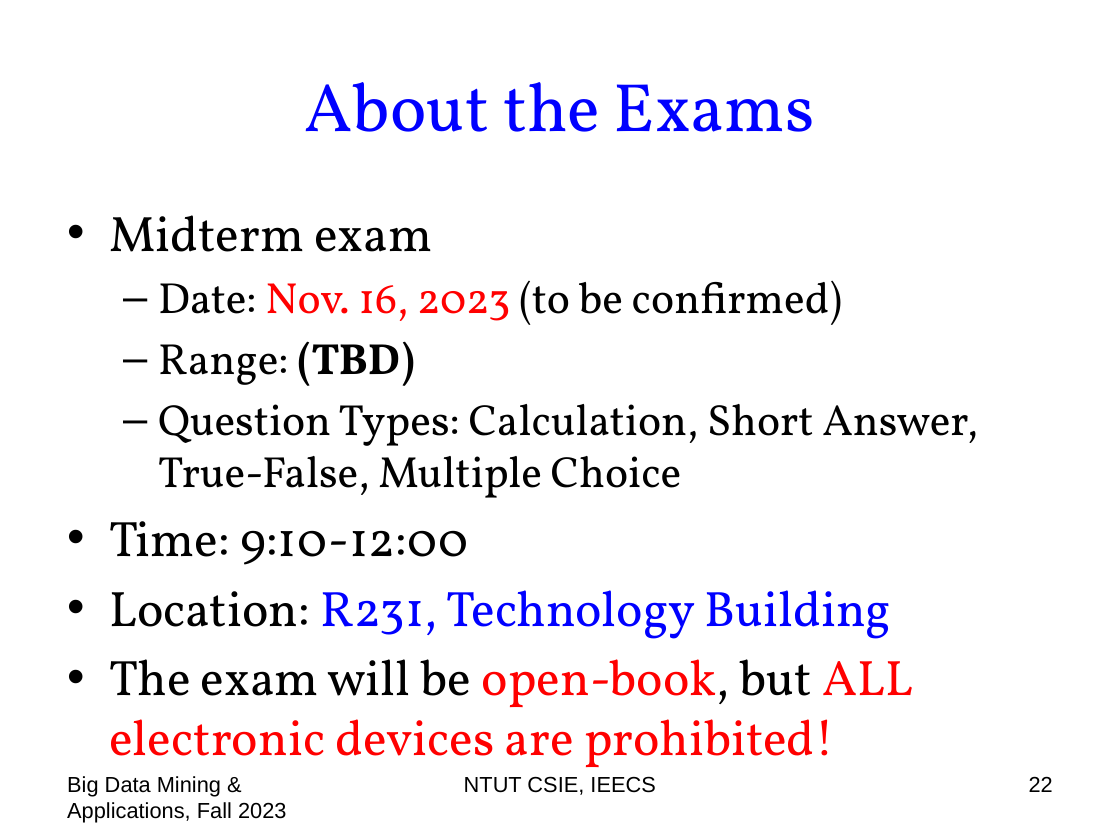
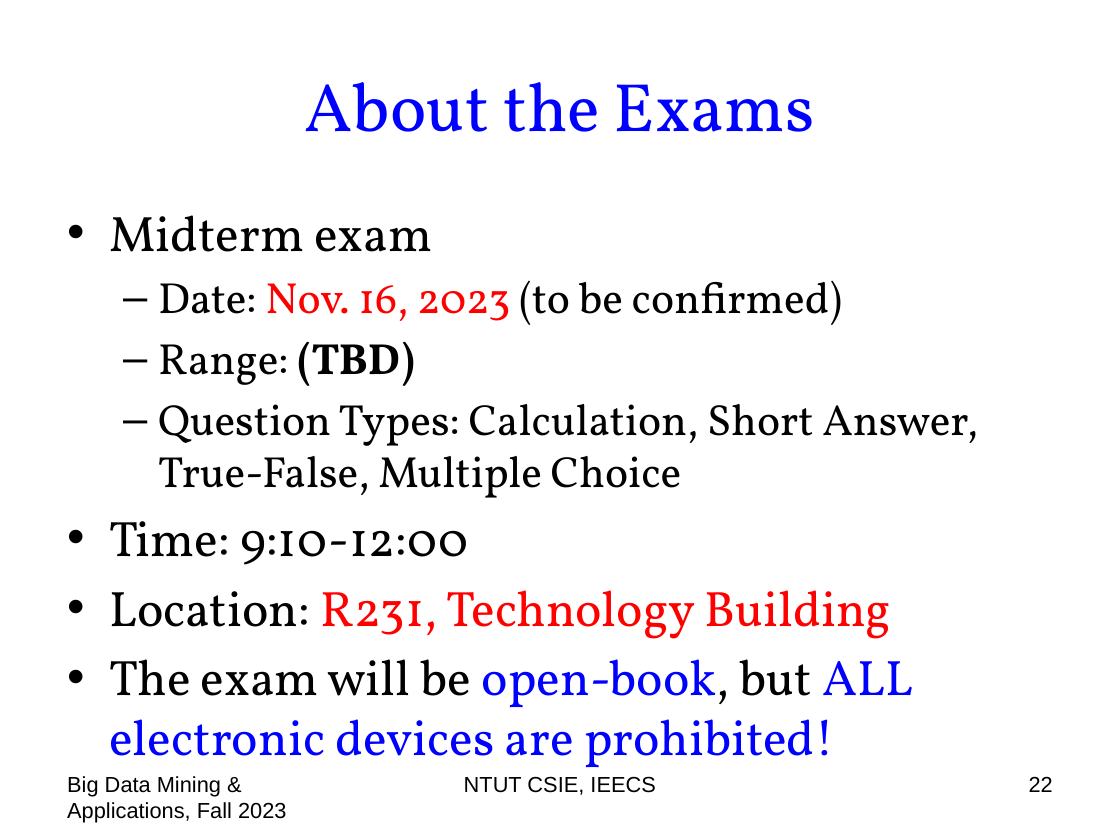
Before and after one commit to chriswjh/chriswjh.github.io, a slide deck: slide 22 of BDM/00-overview.pptx. Drawn at 1120x840 pixels with LibreOffice and Linux fonts; fonts in the diff are those of the drawing. Boxes give left, top, right and bottom in pixels: in the first picture for what was removed or moved away, otherwise in the second. Text is boxed around its words. In the diff, an @@ line names an element or a change of style, - is before the commit and + after.

```diff
--- a/BDM/00-overview.pptx
+++ b/BDM/00-overview.pptx
@@ text at <box>109,590,913,778</box>: text colour #0000FF to #FF0000 in "R231, Technology Building"; text colour #FF0000 to #0000FF in "open-book, ALL electronic devices are prohibited!" @@
```
Also in this commit, not shown: 1 other slide changed, 2 other files.
